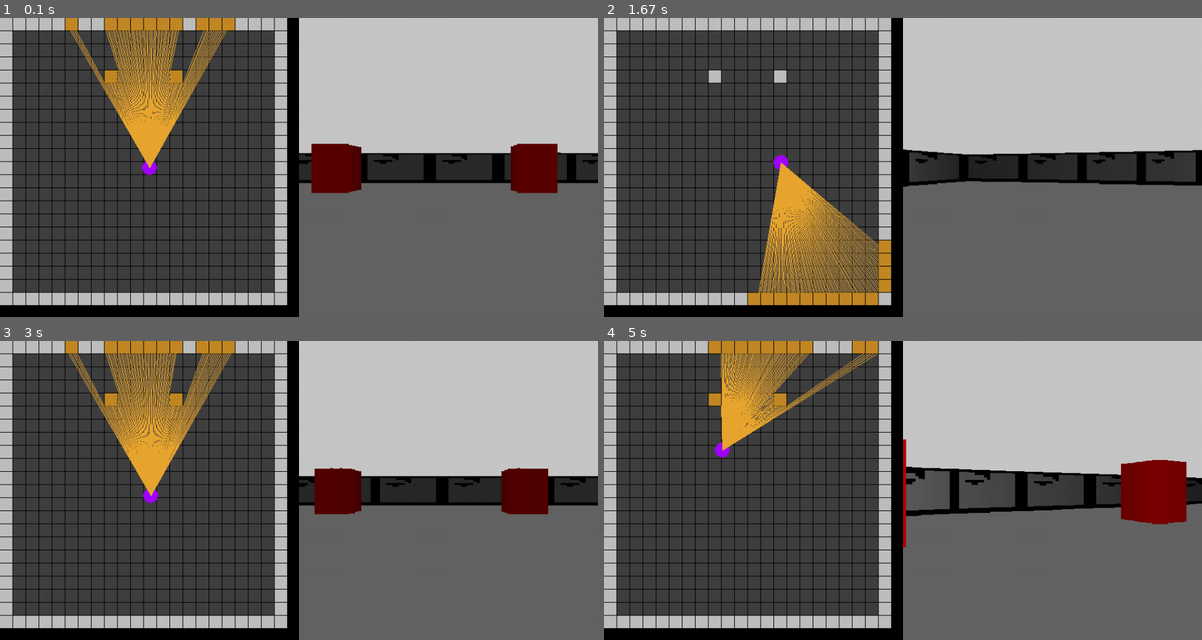
Above: before the commit, frames 1-4 (two rows, left to right).
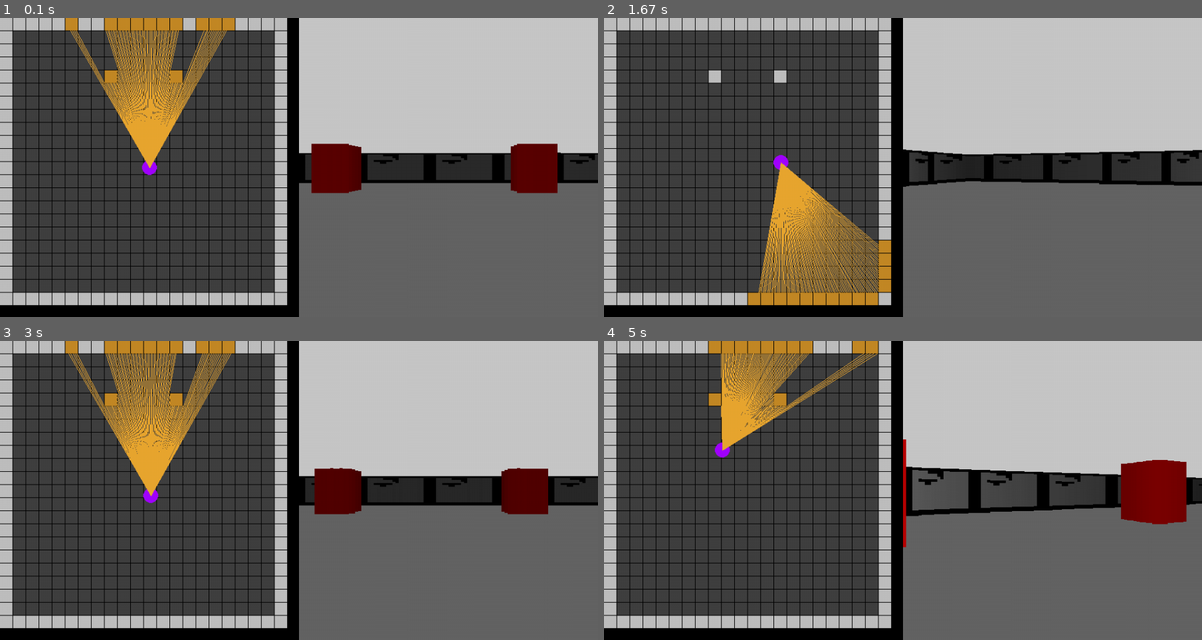
Above: after the commit, the same moments.

Repository: TLDispenser/My-Projects
Game: pygame game, started from 3d Rendering egenen/pygame_rendering/rendering.py
The game is run twice, just before and just after one commit, with the same random seed, the same clock (stepped at 60 frames per second) and the same inputs.
Inputs:
- Up to frame 1 (0.1 s): no input
- Up to frame 2 (1.67 s): hold Right 0.33-0.8 s; hold Up 0.83-1.13 s; hold Right 1.17-1.63 s
- Up to frame 3 (3 s): hold Left 1.67-2.2 s; hold Down 2.23-2.53 s; hold Left 2.57-2.97 s
- Up to frame 4 (5 s): hold Up 3-3.37 s; hold Right 3.4-4.03 s; hold Down 4.07-4.43 s; hold Left 4.47-4.93 s; hold Right from 4.97 s (still down)

The runs differ from the first frame. In frame 1, 0.4% of the frame differs, in the area x 50-100%, y 45-55%; in frame 2, 1.4%; in frame 3, 0.9%; in frame 4, 1.8%, in the area x 50-100%, y 43-57%.

Commit message:
Update rendering.py

Diff:
--- a/3d Rendering egenen/pygame_rendering/rendering.py
+++ b/3d Rendering egenen/pygame_rendering/rendering.py
@@ -34,6 +34,9 @@
 player_x = (SCREEN_WIDTH / 2) / 2
 player_y = (SCREEN_WIDTH / 2) / 2
 player_angle = math.pi
+#just math quick
+PIE = math.pi
+PIEPIE = math.pi *2
 #texture 2
 
 #texture 1
@@ -104,15 +107,19 @@
                 #sees how may tiles there are
                 visible_tiles.add((col, row))
 
-                #adds where what direction you see the side at
-                if 0 <= start_angle <= 45 or 315 < start_angle <= 360:
+                #adds where what direction you see the side at ( also im lazy so i converted to readians)
+                temp_start_angle = (start_angle % (PIEPIE))
+                if math.radians(0) <= temp_start_angle <= math.radians(45) or math.radians(315) < temp_start_angle <= math.radians(360):
+                    side_its_on = "S"
+                elif math.radians(45) < temp_start_angle <= math.radians(135):
+                    side_its_on = "W"
+                elif math.radians(135) < temp_start_angle <= math.radians(225):
+                    side_its_on = "N"
+                elif math.radians(225) < temp_start_angle <= math.radians(315):
                     side_its_on = "E"
-                elif 45 < start_angle <= 135:
-                    side_its_on = "N"
-                elif 135 < start_angle <= 225:
-                    side_its_on = "W"
-                elif 225 < start_angle <= 315:
-                    side_its_on = "S"
+                else:
+                    side_its_on = "?"
+                    print(temp_start_angle)
                 #what is symbol is there and record it AND what side its on as a string
                 temp_what_is_it_list.append(str(MAP[square]) + str(side_its_on))
                 break
@@ -148,7 +155,7 @@
         number_of_symbol_prevous = 0
         temp_depth_range_counter = 0
         for where_and_how_much in range(0, len(result), 2):
-            texture_counter = result[where_and_how_much + 1] % TEXTURE_SIZE
+            #texture_counter = result[where_and_how_much + 1] % TEXTURE_SIZE
             #use 1 devoided my somthing like depth to not increase when geting closer
             #check to see how many tiles im seeing!!!!!!!
             texture_counter_increaser = len(visible_tiles) / TEXTURE_SIZE
@@ -182,7 +189,7 @@
                 #draw 3D projection
                 """pygame.draw.rect(what screen? , color (hex), (x, y, width, hight)"""
                 if printt and pixel_y_pozition == 0:
-                    print(f"{result[where_and_how_much]}, Li …(610 unchanged characters)… _SIZE)]}, length is {len(visible_tiles)}")
+                    print(f"{result[where_and_how_much]}, Li …(610 unchanged characters)… _SIZE)]}, length is {len(visible_tiles)}, angle im at {player_angle} direction facing {result[where_and_how_much][0]}")
                 pygame.draw.rect(win, (color0, color1, color2),  (SCREEN_WIDTH  / 2 + ((number_of_symbol + number_of_symbol_prevous) * SCALE),  ((SCREEN_HEIGHT / 2) - (wall_height / 2)) + (((wall_height / TEXTURE_SIZE) * (pixel_y_pozition))) , SCALE, wall_height /  (TEXTURE_SIZE / 2)))
                 # Increment `texture_counter` and wrap around if it exceeds `TEXTURE_SIZE`
                 texture_counter += texture_counter_increaser
